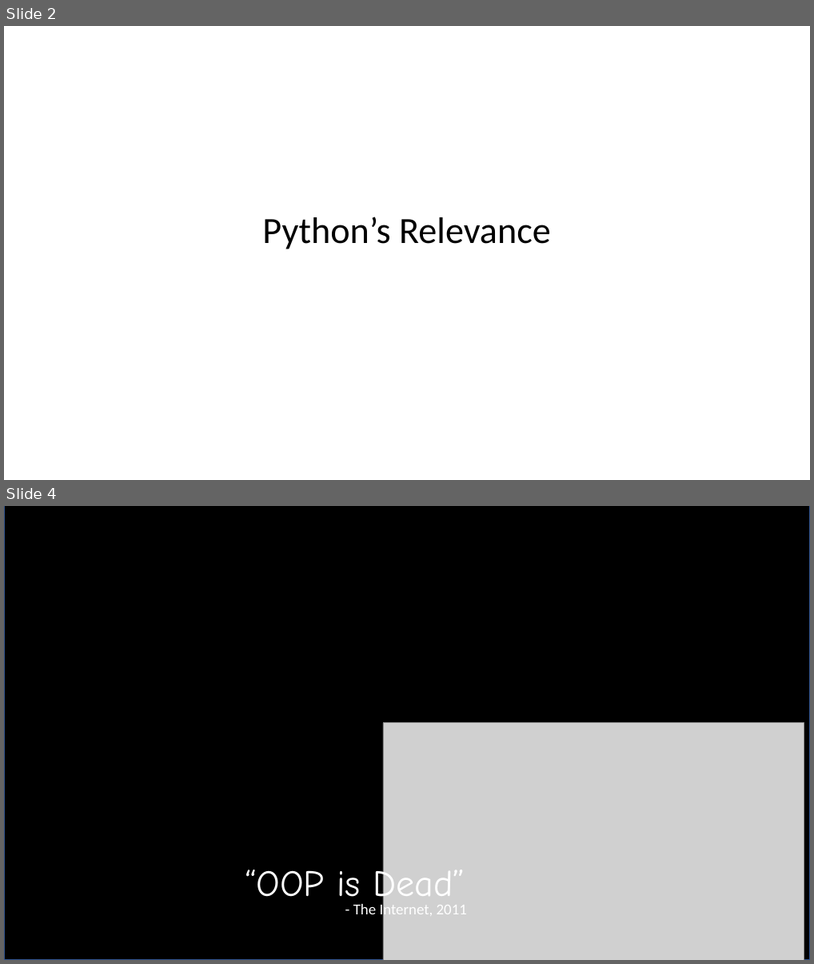
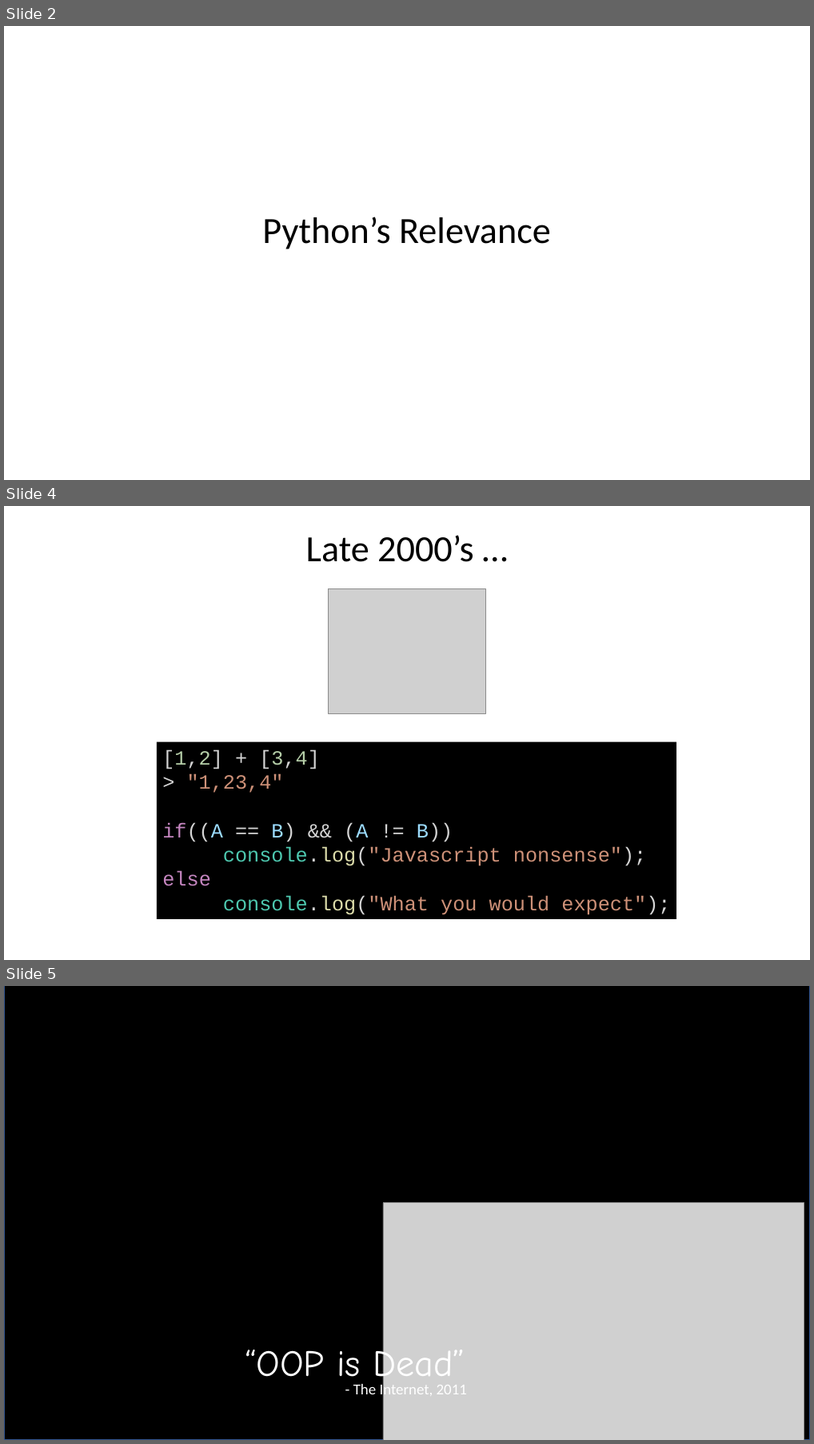
Before and after one commit to Vyz333/Performance-Python, a slide deck: High-Performance Python.pptx. Shown one above the other, each under a label of ours: slides 2 and 4 before the commit, slides 2, 4 and 5 after it; the slides between them are not shown. The pictures are 814x964 and 814x1444 pixels, drawn with LibreOffice and Linux fonts; fonts in the diff are those of the drawing; grey boxes stand for pictures. Boxes give left, top, right and bottom in pixels: in the first picture for what was removed or moved away, otherwise in the second. Text is boxed around its words. In the diff, an @@ line names an element or a change of style, - is before the commit and + after.

```diff
--- a/High-Performance Python.pptx
+++ b/High-Performance Python.pptx
@@ slide 4 added at [4, 506, 810, 960], background #FFFFFF @@
@@ title added at [306, 535, 474, 562], 44 pt, text #000000 @@
+Late 2000’s …
@@ picture added at [328, 589, 486, 713] @@
@@ rectangle added at [157, 742, 678, 919], fill #000000, 24 pt, text #CE9178 @@
+[1,2] + [3,4]
+> "1,23,4"
+if((A == B) && (A != B))
+console.log("Javascript nonsense");
+else
+console.log("What you would expect");
@@ what was slide 4 is now slide 5 @@
```
Also in this commit, not shown: 1 slide changed, 1 other slide added.
